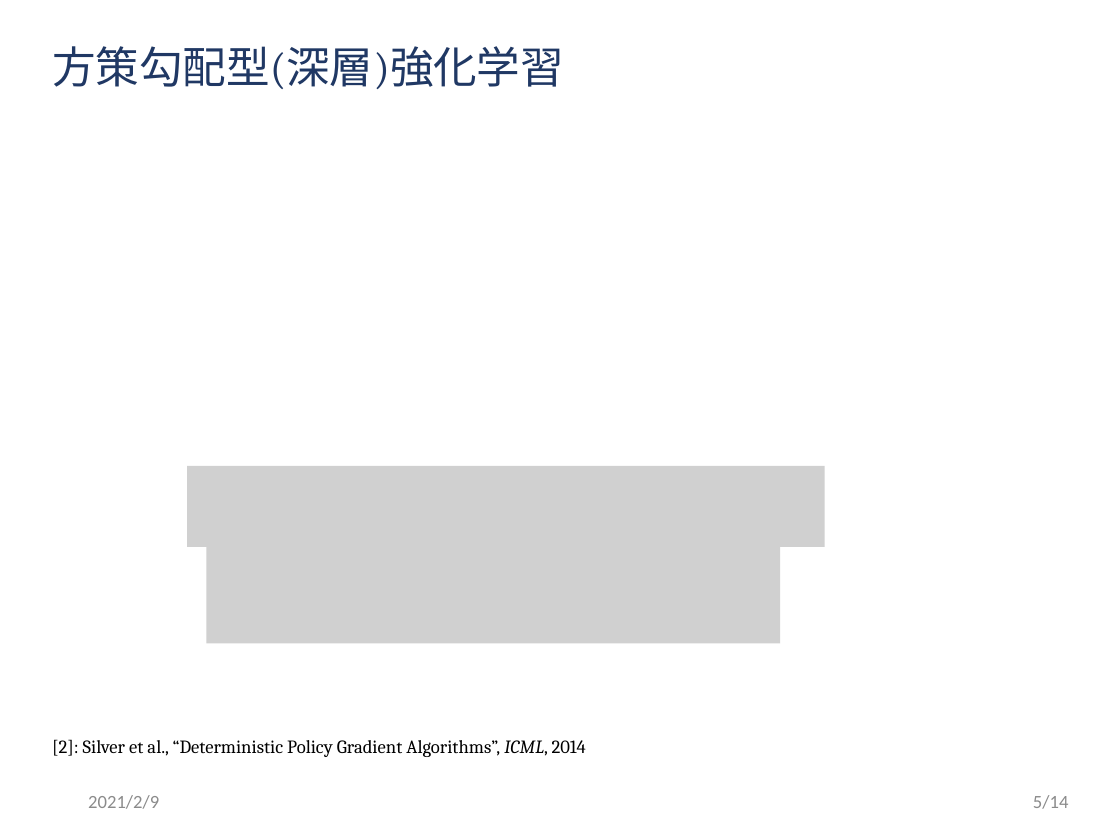
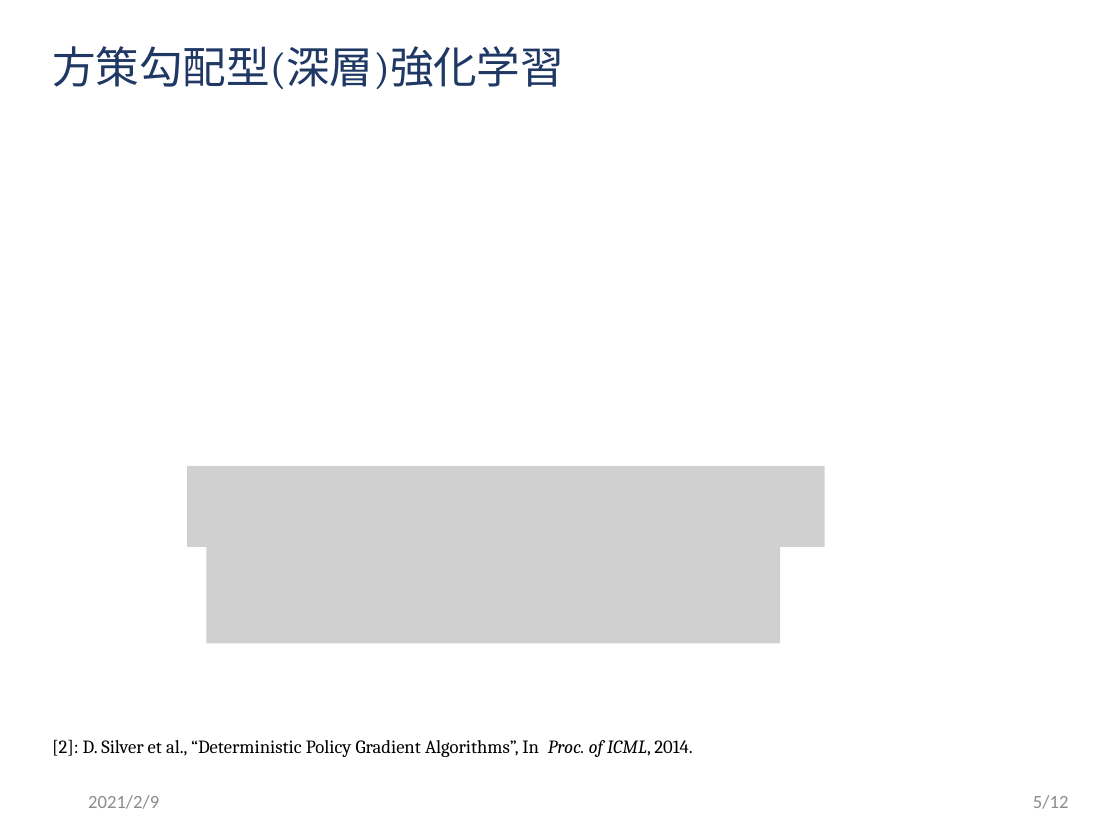
Before and after one commit to ibuki1024/thesis, a slide deck: slide 6 of slide/master.pptx. Drawn at 1120x840 pixels with LibreOffice and Linux fonts; fonts in the diff are those of the drawing; grey boxes stand for pictures; background and template pictures are left out. Boxes give left, top, right and bottom in pixels: in the first picture for what was removed or moved away, otherwise in the second. Text is boxed around its words. In the diff, an @@ line names an element or a change of style, - is before the commit and + after.

```diff
--- a/slide/master.pptx
+++ b/slide/master.pptx
@@ text at (x1=52, y1=739, x2=692, y2=757): text changed @@
-[2]: Silver et al., “Deterministic Policy Gradient Algorithms”, ICML, 2014
+[2]: D. Silver et al., “Deterministic Policy Gradient Algorithms”, In Proc. of ICML, 2014.
@@ page number at (x1=1033, y1=795, x2=1069, y2=809): text changed @@
-5/14
+5/12
```
Also in this commit, not shown: 14 other slides changed.
